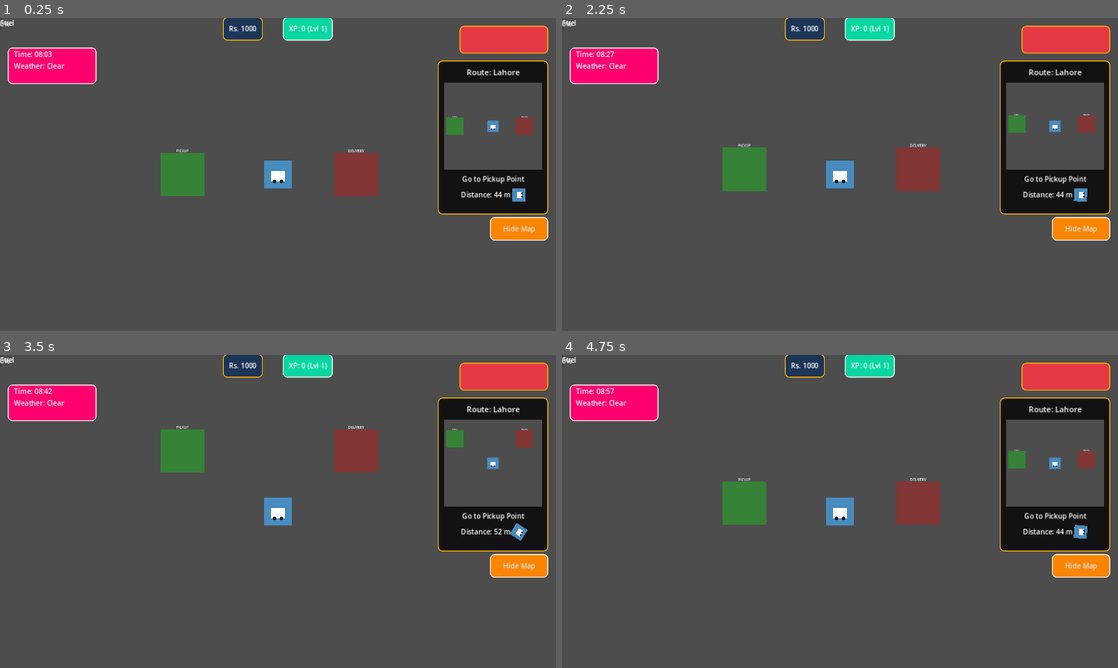
Above: before the commit, frames 1-4 (two rows, left to right).
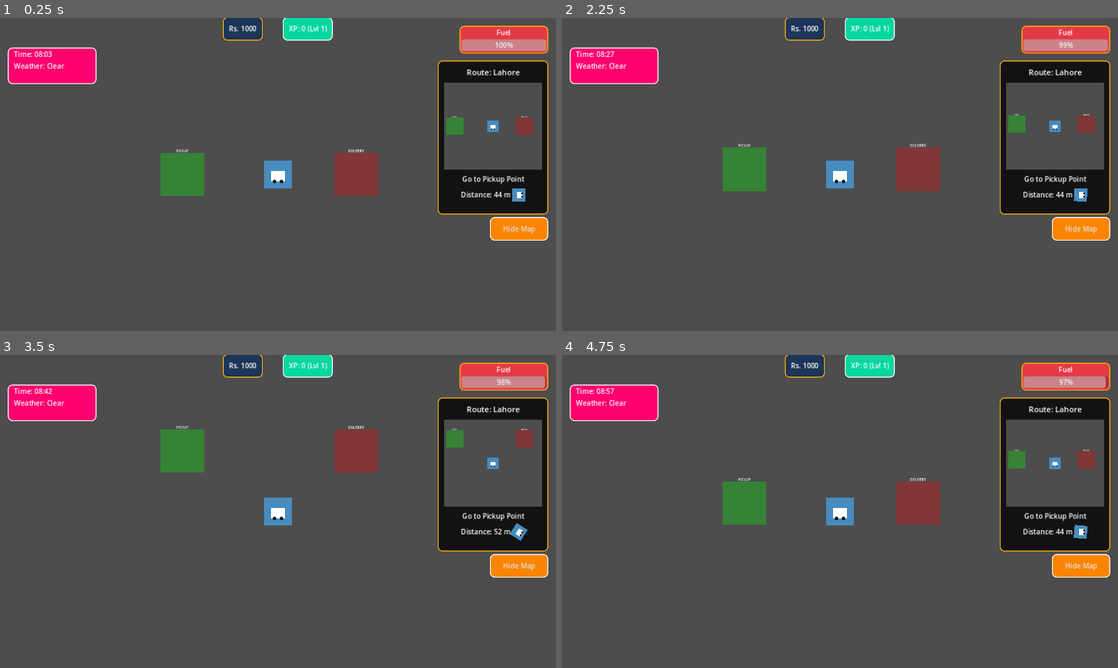
Above: after the commit, the same moments.

Repository: infoj143-png/Pakistan-Truck-Driver-Tycoon
Game: Godot game, scene res://scenes/World.tscn
The game is run twice, just before and just after one commit, with the same random seed, the same clock (stepped at 60 frames per second) and the same inputs. This scene is started directly instead of the project's main scene.
Inputs (mouse positions are in pixels of both pictures, inside the frame that each line leads up to):
- Up to frame 1 (0.25 s): no input
- Up to frame 2 (2.25 s): click "Hide Map" at 0.5 s; tap Enter at 1.25 s; move the mouse to (962, 158) at 1.27 s; hold Right (ui_right) 1.28-2.03 s; tap H (horn) at 1.35, 2.1 s; tap Space at 2 s; move the mouse to (728, 190) at 2.02 s; hold Down (ui_down) from 2.03 s (still down)
- Up to frame 3 (3.5 s): move the mouse to (333, 442) at 2.77 s; release Down (ui_down) at 2.78 s; hold Right (ui_right) from 2.78 s (still down); tap H (horn) at 2.85 s
- Up to frame 4 (4.75 s): move the mouse to (812, 574) at 3.52 s; release Right (ui_right) at 3.53 s; hold Up (ui_up) 3.53-4.28 s; tap H (horn) at 3.6, 4.35 s; move the mouse to (1006, 558) at 4.27 s; hold Left (ui_left) from 4.28 s (still down)

The runs differ from the first frame. In frame 1, 0.6% of the frame differs, in the area x 0-99%, y 0-11%; in frame 2, 0.6%; in frame 3, 0.6%; in frame 4, 0.6%.
Error before the commit: Invalid assignment of property or key 'value' with value of type 'float' on a base object of type 'null instance'. (res://scripts/HUD.gd:40)

Commit message:
Fix HUD ProgressBar node error and improve UI robustness
- Fixed incorrect node paths in HUD.tscn for fuel bar and label.
- Renamed HUD elements to more descriptive names (FuelBar, FuelLabel).
- Migrated HUD script to use Scene Unique Names for better maintainability.
- Added comprehensive null checks in HUD.gd to prevent runtime crashes.
- Verified HUD integration with gameplay scenes.

Co-authored-by: infoj143-png <226180196+infoj143-png@users.noreply.github.com>

Diff:
--- a/scripts/HUD.gd
+++ b/scripts/HUD.gd
@@ -2,9 +2,9 @@
 
 @onready var money_label = %MoneyLabel
 @onready var xp_label = %XPLabel
-@onready var fuel_bar = %ProgressBar
-@onready var time_label = $Control/WeatherPanel/WeatherContainer/MarginContainer/VBox/TimeLabel
-@onready var weather_label = $Control/WeatherPanel/WeatherContainer/MarginContainer/VBox/WeatherLabel
+@onready var fuel_bar = %FuelBar
+@onready var time_label = %TimeLabel
+@onready var weather_label = %WeatherLabel
 
 @onready var money_panel = %MoneyPanel
 @onready var xp_panel = %XPPanel
@@ -15,45 +15,59 @@
 
 func _ready():
 	# Apply styling
-	money_panel.add_theme_stylebox_override("panel", GameManager.get_truck_art_stylebox(GameManager.TRUCK_ART_COLORS["blue"], GameManager.TRUCK_ART_COLORS["yellow"], 2))
-	xp_panel.add_theme_stylebox_override("panel", GameManager.get_truck_art_stylebox(GameManager.TRUCK_ART_COLORS["green"], GameManager.TRUCK_ART_COLORS["white"], 2))
-	fuel_panel.add_theme_stylebox_override("panel", GameManager.get_truck_art_stylebox(GameManager.TRUCK_ART_COLORS["red"], GameManager.TRUCK_ART_COLORS["yellow"], 2))
-	weather_panel.add_theme_stylebox_override("panel", GameManager.get_truck_art_stylebox(GameManager.TRUCK_ART_COLORS["pink"], GameManager.TRUCK_ART_COLORS["white"], 2))
+	if money_panel:
+		money_panel.add_theme_stylebox_override("panel", GameManager.get_truck_art_stylebox(GameManager.TRUCK_ART_COLORS["blue"], GameManager.TRUCK_ART_COLORS["yellow"], 2))
+	if xp_panel:
+		xp_panel.add_theme_stylebox_override("panel", GameManager.get_truck_art_stylebox(GameManager.TRUCK_ART_COLORS["green"], GameManager.TRUCK_ART_COLORS["white"], 2))
+	if fuel_panel:
+		fuel_panel.add_theme_stylebox_override("panel", GameManager.get_truck_art_stylebox(GameManager.TRUCK_ART_COLORS["red"], GameManager.TRUCK_ART_COLORS["yellow"], 2))
+	if weather_panel:
+		weather_panel.add_theme_stylebox_override("panel", GameManager.get_truck_art_stylebox(GameManager.TRUCK_ART_COLORS["pink"], GameManager.TRUCK_ART_COLORS["white"], 2))
 
 	GameManager.stats_changed.connect(update_ui)
 	WeatherManager.time_changed.connect(_on_time_changed)
 	WeatherManager.weather_changed.connect(_on_weather_changed)
-	minimap.add_theme_stylebox_override("panel", GameManager.get_truck_art_stylebox(GameManager.TRUCK_ART_COLORS["dark_bg"], GameManager.TRUCK_ART_COLORS["yellow"], 2))
-	toggle_map_btn.add_theme_stylebox_override("normal", GameManager.get_truck_art_stylebox(GameManager.TRUCK_ART_COLORS["orange"], GameManager.TRUCK_ART_COLORS["white"], 2))
+
+	if minimap:
+		minimap.add_theme_stylebox_override("panel", GameManager.get_truck_art_stylebox(GameManager.TRUCK_ART_COLORS["dark_bg"], GameManager.TRUCK_ART_COLORS["yellow"], 2))
+	if toggle_map_btn:
+		toggle_map_btn.add_theme_stylebox_override("normal", GameManager.get_truck_art_stylebox(GameManager.TRUCK_ART_COLORS["orange"], GameManager.TRUCK_ART_COLORS["white"], 2))
 
 	update_ui()
 	_update_weather_ui()
 
 func update_ui():
-	money_label.text = "Rs. " + str(GameManager.money)
-	xp_label.text = "XP: " + str(GameManager.xp) + " (Lvl " + str(GameManager.level) + ")"
+	if money_label:
+		money_label.text = "Rs. " + str(GameManager.money)
+	if xp_label:
+		xp_label.text = "XP: " + str(GameManager.xp) + " (Lvl " + str(GameManager.level) + ")"
+
 	_on_time_changed(WeatherManager.get_hour(), WeatherManager.get_minute())
 
 	# Try to find truck in scene to update fuel
 	var truck = get_tree().get_first_node_in_group("truck")
-	if truck:
-		fuel_bar.value = truck.fuel
-	else:
-		fuel_bar.value = GameManager.fuel
+	if fuel_bar:
+		if truck:
+			fuel_bar.value = truck.fuel
+		else:
+			fuel_bar.value = GameManager.fuel
 
 func _on_time_changed(hour, minute):
-	time_label.text = "Time: %02d:%02d" % [hour, minute]
+	if time_label:
+		time_label.text = "Time: %02d:%02d" % [hour, minute]
 
 func _on_weather_changed(_new_weather):
 	_update_weather_ui()
 
 func _update_weather_ui():
-	weather_label.text = "Weather: " + WeatherManager.get_weather_name()
+	if weather_label:
+		weather_label.text = "Weather: " + WeatherManager.get_weather_name()
 
 func _on_toggle_map_button_pressed():
 	AudioManager.play_ui_click()
-	minimap.visible = !minimap.visible
-	if minimap.visible:
-		toggle_map_btn.text = "Hide Map"
-	else:
-		toggle_map_btn.text = "Show Map"
+	if minimap and toggle_map_btn:
+		minimap.visible = !minimap.visible
+		if minimap.visible:
+			toggle_map_btn.text = "Hide Map"
+		else:
+			toggle_map_btn.text = "Show Map"
--- a/ui/HUD.tscn
+++ b/ui/HUD.tscn
@@ -68,12 +68,13 @@
 [node name="FuelContainer" type="VBoxContainer" parent="Control/FuelPanel"]
 layout_mode = 2
 
-[node name="Label" type="Label" parent="Control/FuelContainer"]
+[node name="FuelLabel" type="Label" parent="Control/FuelPanel/FuelContainer"]
+unique_name_in_owner = true
 layout_mode = 2
 text = "Fuel"
 horizontal_alignment = 1
 
-[node name="ProgressBar" type="ProgressBar" parent="Control/FuelContainer"]
+[node name="FuelBar" type="ProgressBar" parent="Control/FuelPanel/FuelContainer"]
 unique_name_in_owner = true
 layout_mode = 2
 value = 100.0
@@ -123,10 +124,12 @@
 layout_mode = 2
 
 [node name="TimeLabel" type="Label" parent="Control/WeatherPanel/WeatherContainer/MarginContainer/VBox"]
+unique_name_in_owner = true
 layout_mode = 2
 text = "Time: 08:00"
 
 [node name="WeatherLabel" type="Label" parent="Control/WeatherPanel/WeatherContainer/MarginContainer/VBox"]
+unique_name_in_owner = true
 layout_mode = 2
 text = "Weather: Clear"
 
